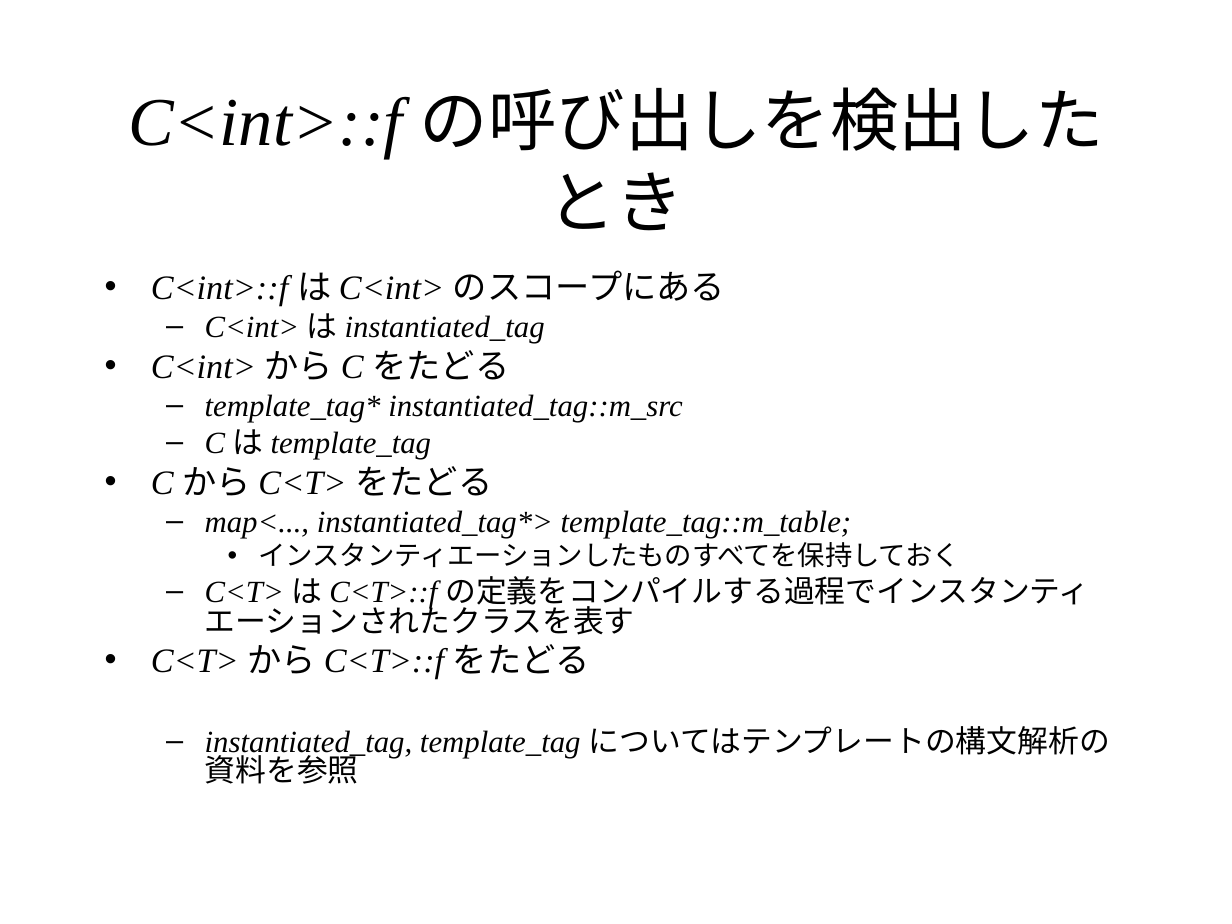
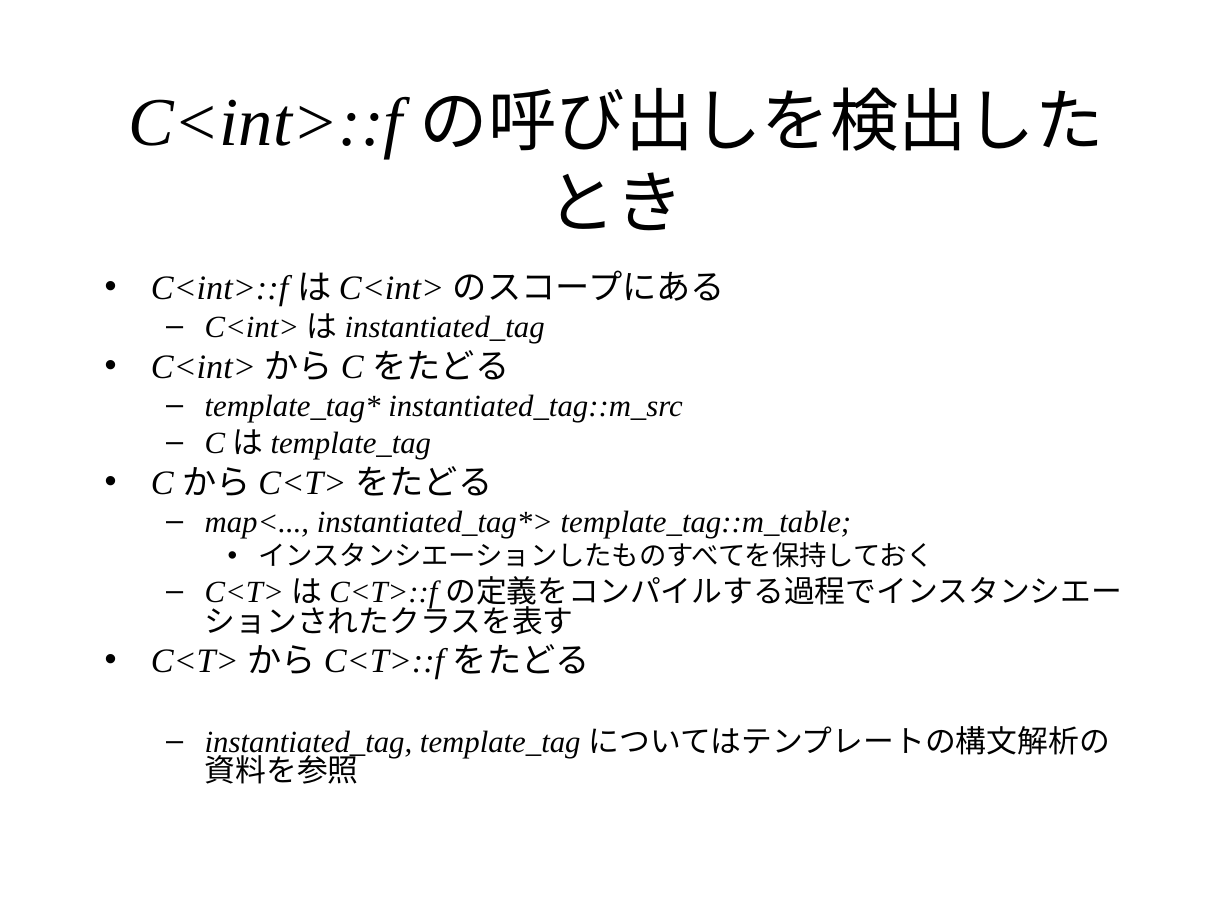
Before and after one commit to KeiHasegawa/cxx_doc, a slide deck: slide 6 of 15_template_mem_fun_instatiate.ppt. Drawn at 1232x924 pixels with LibreOffice and Linux fonts; fonts in the diff are those of the drawing. Boxes give left, top, right and bottom in pixels: in the first picture for what was removed or moved away, otherwise in the second. Text is boxed around its words. In the diff, an @@ line names an element or a change of style, - is before the commit and + after.

```diff
--- a/15_template_mem_fun_instatiate.ppt
+++ b/15_template_mem_fun_instatiate.ppt
@@ text at <box>205,538,1122,635</box>: text changed @@
-    • インスタンティエーションしたものすべてを保持しておく
-  – C<T> は C<T>::f の定義をコンパイルする過程でインスタンティエーションされたクラスを表す
+    • インスタンシエーションしたものすべてを保持しておく
+  – C<T> は C<T>::f の定義をコンパイルする過程でインスタンシエーションされたクラスを表す
```
Also in this commit, not shown: 4 other slides changed, 7 other files.
